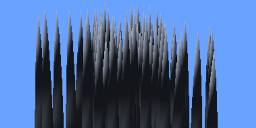
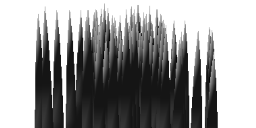
The second 256×128 image is a revision of the first. Changes to its layers:
painted on "Pasted Layer" over [left=34, top=3, right=218, bottom=128]
hid "Background", painted on it over [left=0, top=0, right=256, bottom=128]
